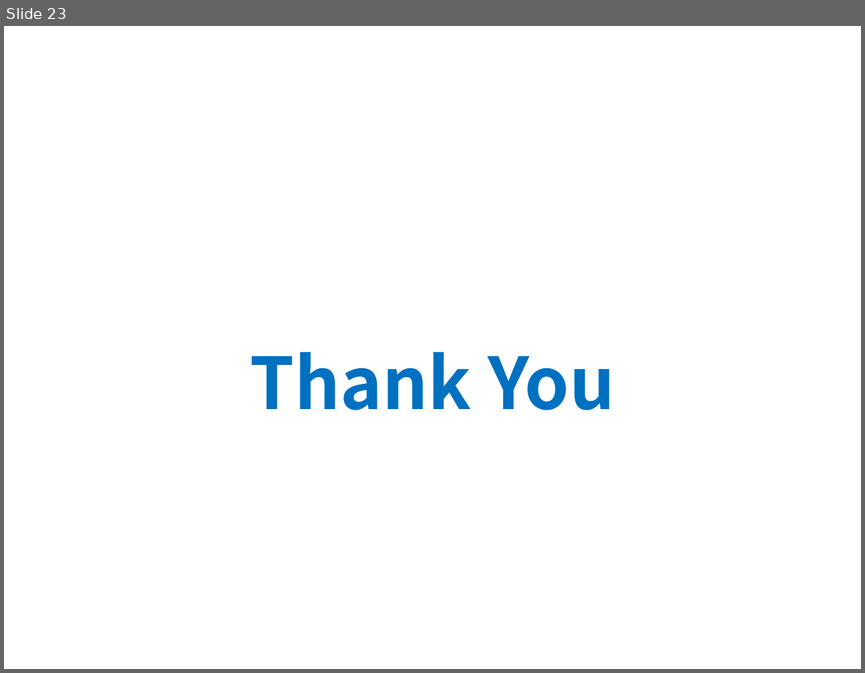
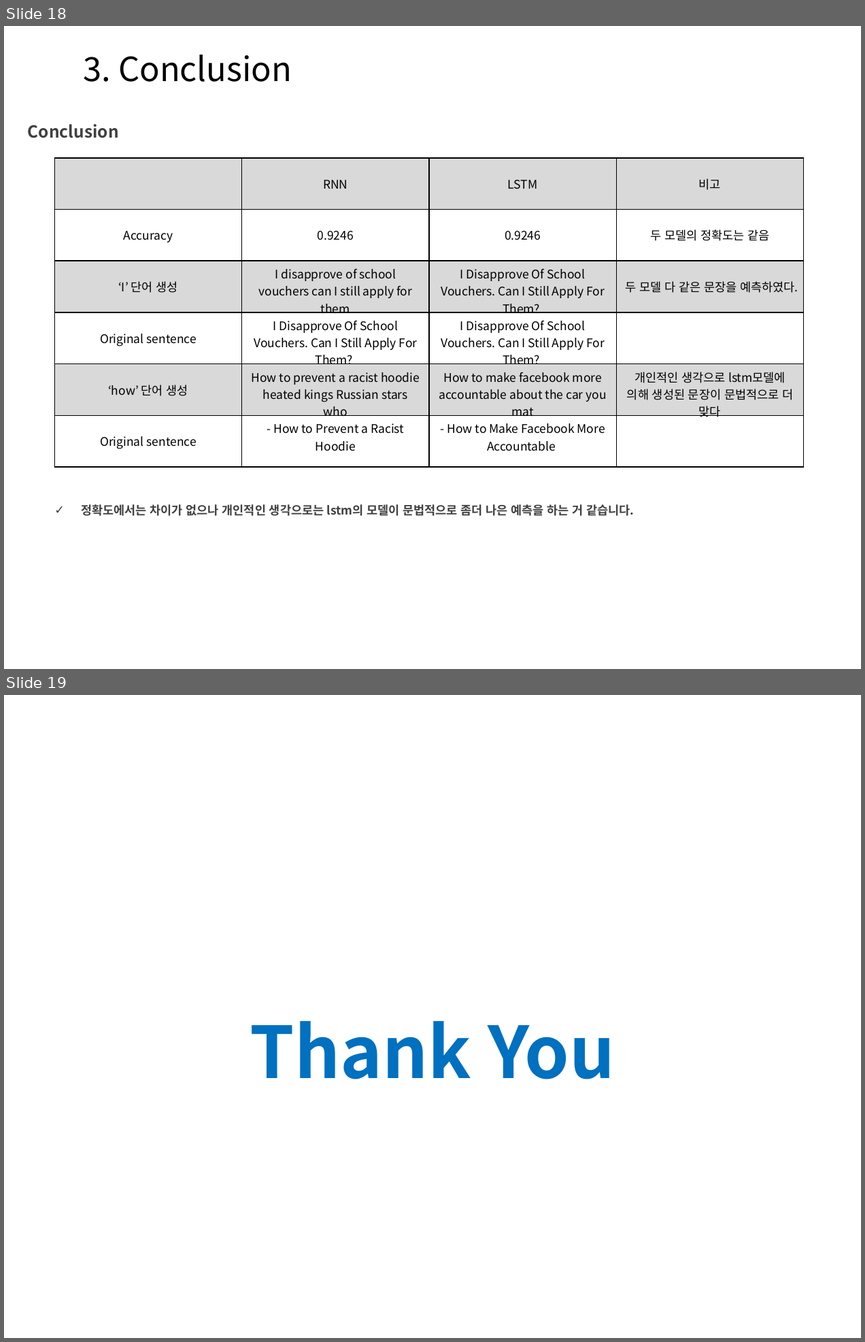
Before and after one commit to Heechul90/Tensorflow_RNN, a slide deck: text_generation/text_generation.pptx. Shown one above the other, each under a label of ours: slide 23 before the commit, slides 18 and 19 after it. The pictures are 865x673 and 865x1342 pixels, drawn with LibreOffice and Linux fonts; fonts in the diff are those of the drawing; background and template pictures are left out. Boxes give left, top, right and bottom in pixels: in the first picture for what was removed or moved away, otherwise in the second. Text is boxed around its words. In the diff, an @@ line names an element or a change of style, - is before the commit and + after.

```diff
--- a/text_generation/text_generation.pptx
+++ b/text_generation/text_generation.pptx
@@ slide 18 added at <box>4,26,861,669</box>, background picture (left out) @@
@@ text added at <box>84,55,292,82</box>, 28 pt, text #000000 @@
+3. Conclusion
@@ text added at <box>28,124,119,138</box>, 14 pt, text #404040, bold @@
+Conclusion
@@ table added at <box>54,158,805,467</box>, 6 rows, 4 columns @@
+ | RNN | LSTM | 비고
+Accuracy | 0.9246 | 0.9246 | 두 모델의 정확도는 같음
+‘I’ 단어 생성 | I disapprove of school vouchers can I still apply for them | I Disapprove Of School Vouchers. Can I Still Apply For Them? | 두 모델 다 같은 문장을 예측하였다.
+Original sentence | I Disapprove Of School Vouchers. Can I Still Apply For Them? | I Disapprove Of School Vouchers. Can I Still Apply For Them? | 
+‘how’ 단어 생성 | How to prevent a racist hoodie heated kings Russian stars who | How to make facebook more accountable about the car you mat | 개인적인 생각으로 lstm모델에 의해 생성된 문장이 문법적으로 더 맞다
+Original sentence | - How to Prevent a Racist Hoodie | - How to Make Facebook More Accountable | 
@@ text added at <box>82,504,634,516</box>, 10 pt, text #404040, bold @@
+✓ 정확도에서는 차이가 없으나 개인적인 생각으로는 lstm의 모델이 문법적으로 좀더 나은 예측을 하는 거 같습니다.
@@ what was slide 23 is now slide 19 @@
```
Also in this commit, not shown: 9 slides changed, 1 other slide added, 6 slides removed, 1 other file.
